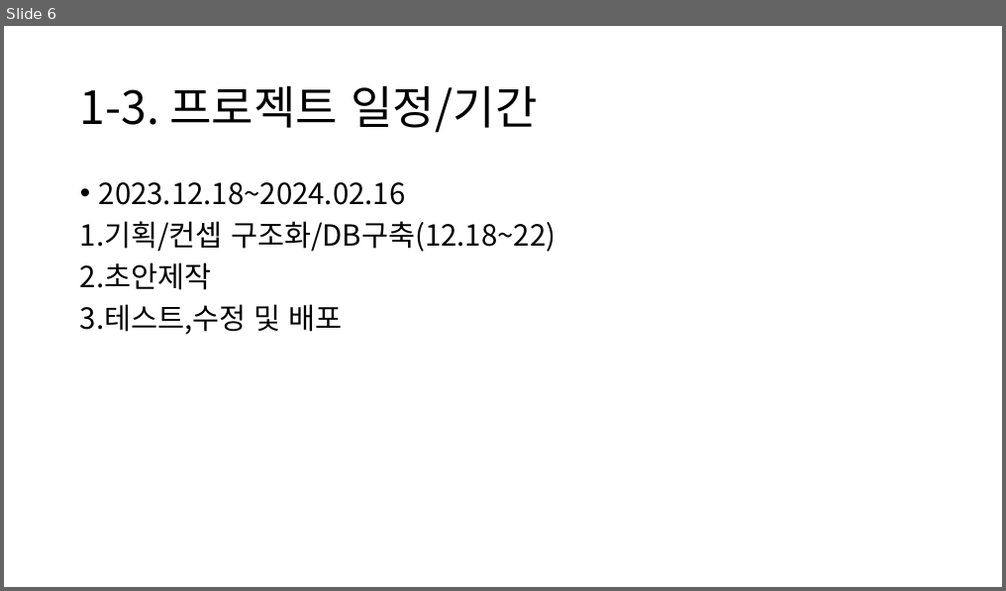
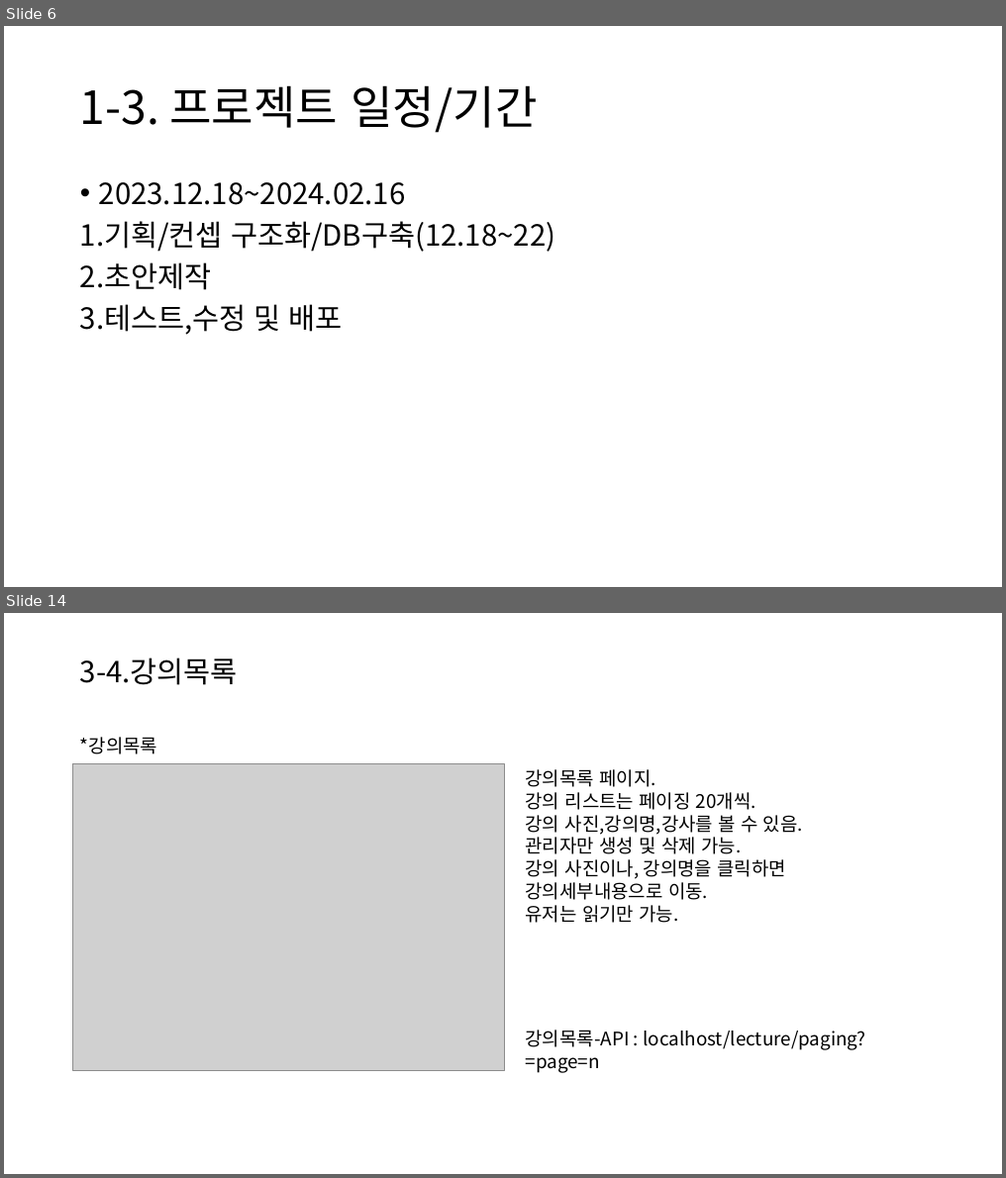
Before and after one commit to choigo1996/discord, a slide deck: 2차 프로젝트/2차 프로젝트.pptx. Shown one above the other, each under a label of ours: slide 6 before the commit, slides 6 and 14 after it; the slides between them are not shown. The pictures are 1006x591 and 1006x1178 pixels, drawn with LibreOffice and Linux fonts; fonts in the diff are those of the drawing; grey boxes stand for pictures. Boxes give left, top, right and bottom in pixels: in the first picture for what was removed or moved away, otherwise in the second. Text is boxed around its words. In the diff, an @@ line names an element or a change of style, - is before the commit and + after.

```diff
--- a/2차 프로젝트/2차 프로젝트.pptx
+++ b/2차 프로젝트/2차 프로젝트.pptx
@@ slide 14 added at box(4, 613, 1002, 1174), background #FFFFFF @@
@@ title added at box(80, 658, 238, 685), 28 pt, text #000000 @@
+3-4.강의목록
@@ text added at box(80, 737, 157, 755), 18 pt, text #000000 @@
+*강의목록
@@ picture added at box(73, 763, 504, 1070) @@
@@ text added at box(526, 769, 803, 923), 18 pt, text #000000 @@
+강의목록 페이지.
+강의 리스트는 페이징 20개씩.
+강의 사진,강의명,강사를 볼 수 있음.
+관리자만 생성 및 삭제 가능.
+강의 사진이나, 강의명을 클릭하면 강의세부내용으로 이동.
+유저는 읽기만 가능.
@@ text added at box(526, 1030, 865, 1073), 18 pt, text #000000 @@
+강의목록-API : localhost/lecture/paging?=page=n
```
Also in this commit, not shown: 2 slides changed, 13 other slides added, 6 slides removed.
